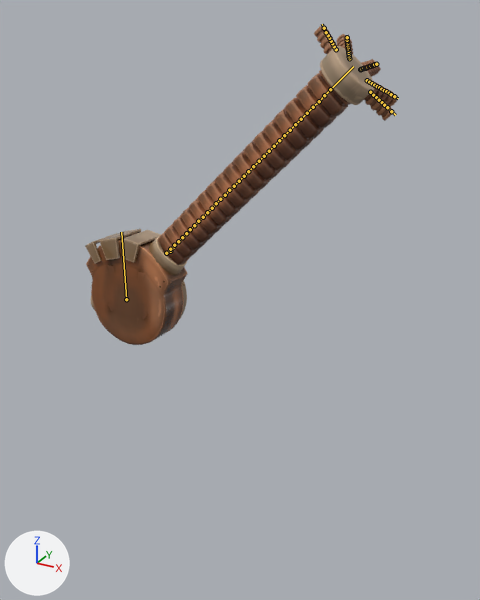
One commit to the FBX model Assets/_Content/Graphics/Models/Backpack/R_CharaBag_01.fbx: the scene before it, then after it.
One viewpoint serves both versions: a 50 mm camera at (1.7, -1.96, 2.37) aimed at (0.44, 0.33, 1.23). Lighting does not change. The marker at lower left points along +X, +Y and +Z. The older version comes first. Both versions are drawn at the pose saved in each file; the numbers are the values there. The bones that change, and the others that lie on the model, are drawn over the model as lines.

Names of what the first picture shows: 'BagArm_low', 'BagBase_low'.
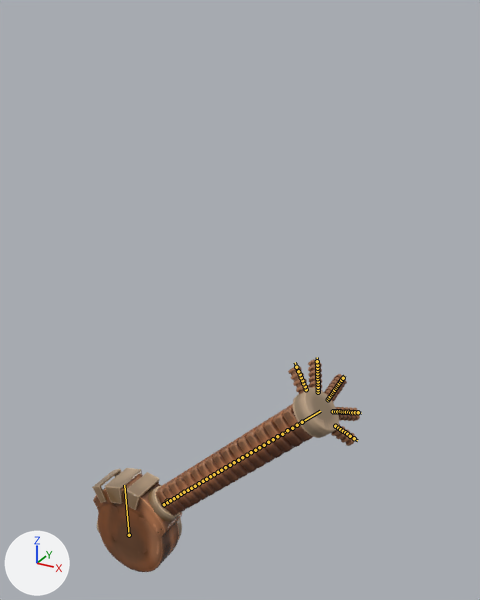
Location of each change, (x1, y1, x2, y2) in pixels of the pictures (480 x 600 px):
'BagArm_low', posed (15% narrower, 34% shorter): before (157, 26, 397, 265); after (156, 359, 360, 516)
'BagBase_low', posed (12% narrower, 10% shorter): before (85, 229, 187, 345); after (92, 468, 182, 572)
bone 'Bag_AttachObj_jnt', root to tip: before (126, 299) to (121, 232); after (129, 535) to (124, 485)

Edits to the bpy script that builds the scene:
```text
Change bone_bag_attachobj_jnt:
    where bone_bag_attachobj_jnt = bpy.data.objects['Bag_Skeleton_grp'].pose.bones['Bag_AttachObj_jnt']
    bone_bag_attachobj_jnt.location: (0.0, 0.0, 0.0) -> (0.0, -121.7, 11.7)
```
